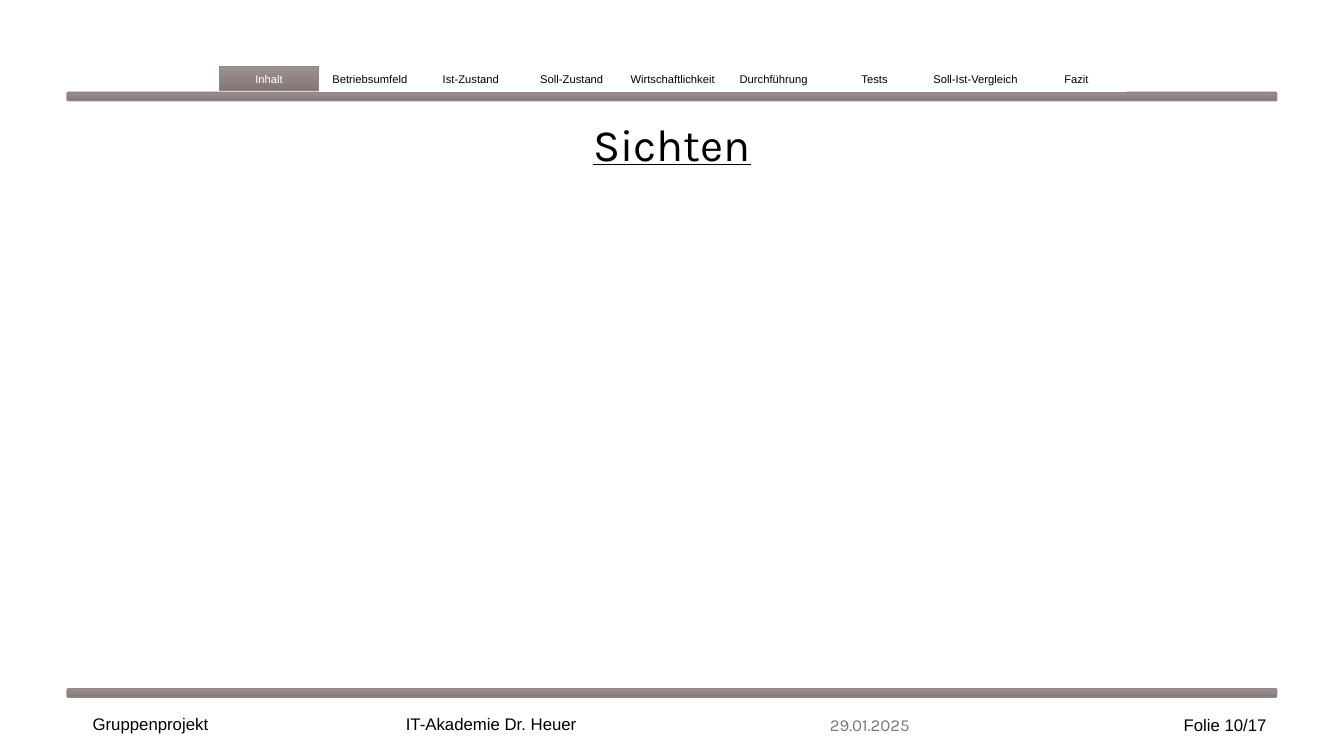
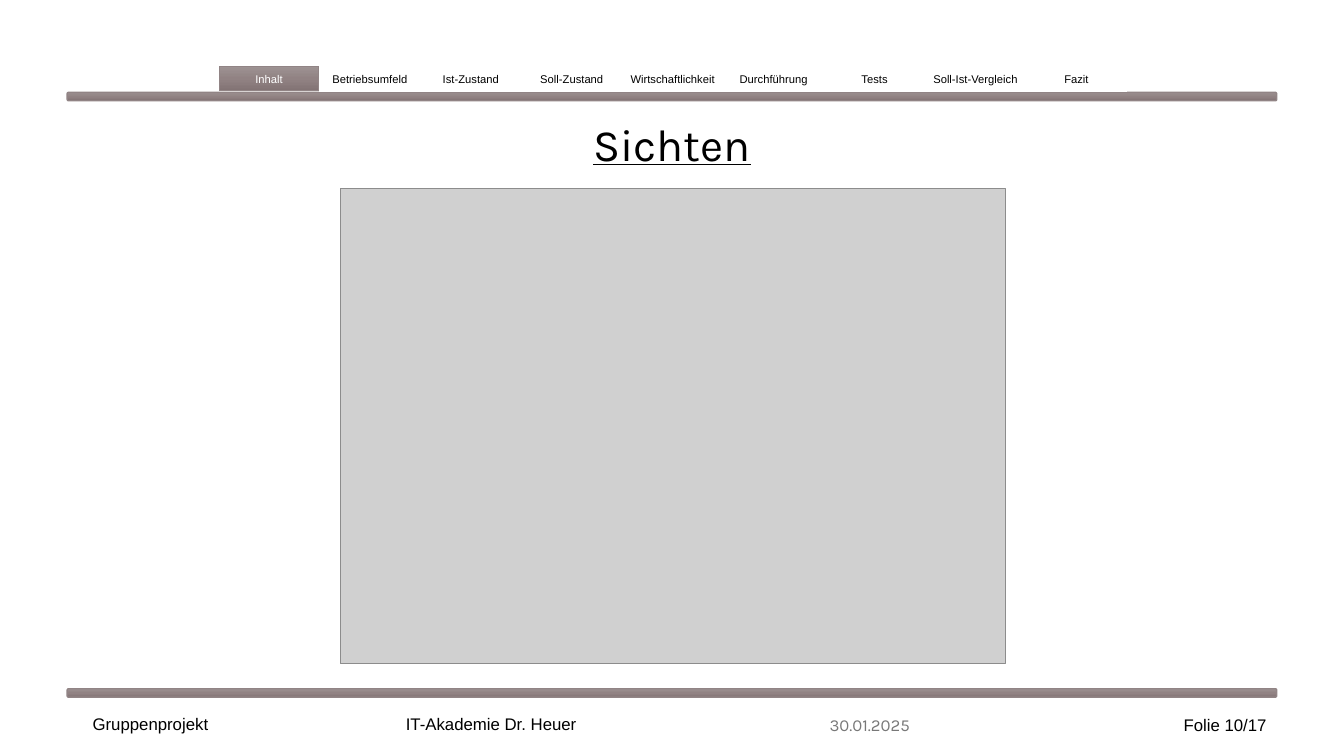
Before and after one commit to EkaterinaShmeleva/MediaManagementSystem, a slide deck: slide 10 of Medienverwaltungsdatenbank Gruppe1.pptx. Drawn at 1344x756 pixels with LibreOffice and Linux fonts; fonts in the diff are those of the drawing; grey boxes stand for pictures. Boxes give left, top, right and bottom in pixels: in the first picture for what was removed or moved away, otherwise in the second. Text is boxed around its words. In the diff, an @@ line names an element or a change of style, - is before the commit and + after.

Commit message:
added Screenshots der Tabellen

```diff
--- a/Medienverwaltungsdatenbank Gruppe1.pptx
+++ b/Medienverwaltungsdatenbank Gruppe1.pptx
@@ picture added at <box>341,189,1006,663</box> @@
@@ text at <box>830,720,910,731</box>: text changed @@
-29.01.2025
+30.01.2025
```
Also in this commit, not shown: 13 other slides changed.
